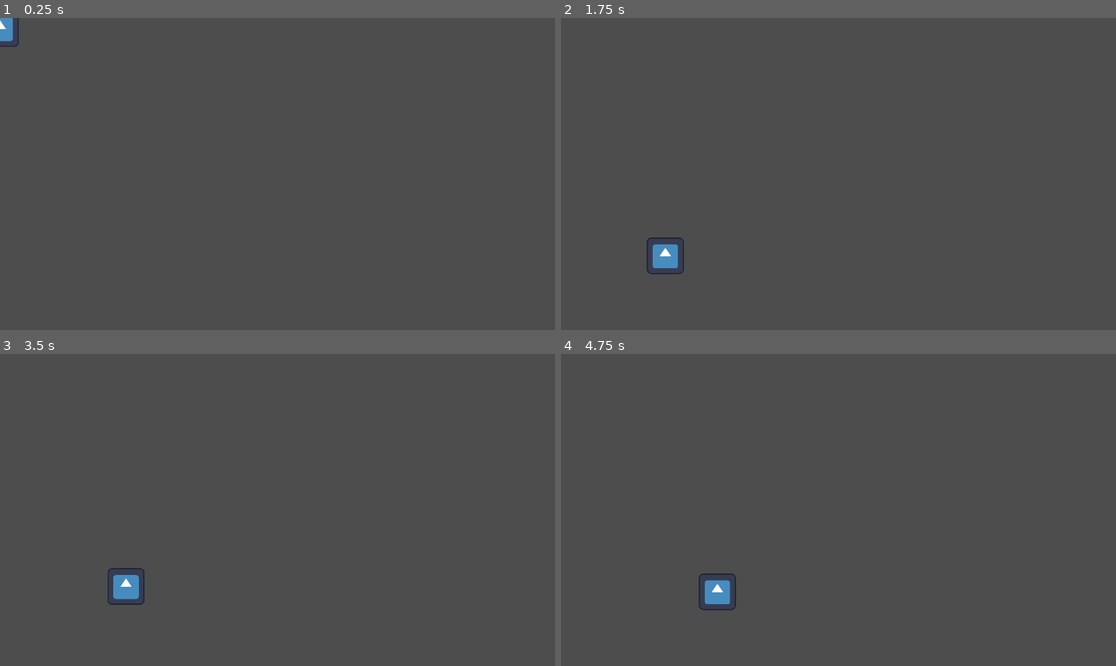
Above: before the commit, frames 1-4 (two rows, left to right).
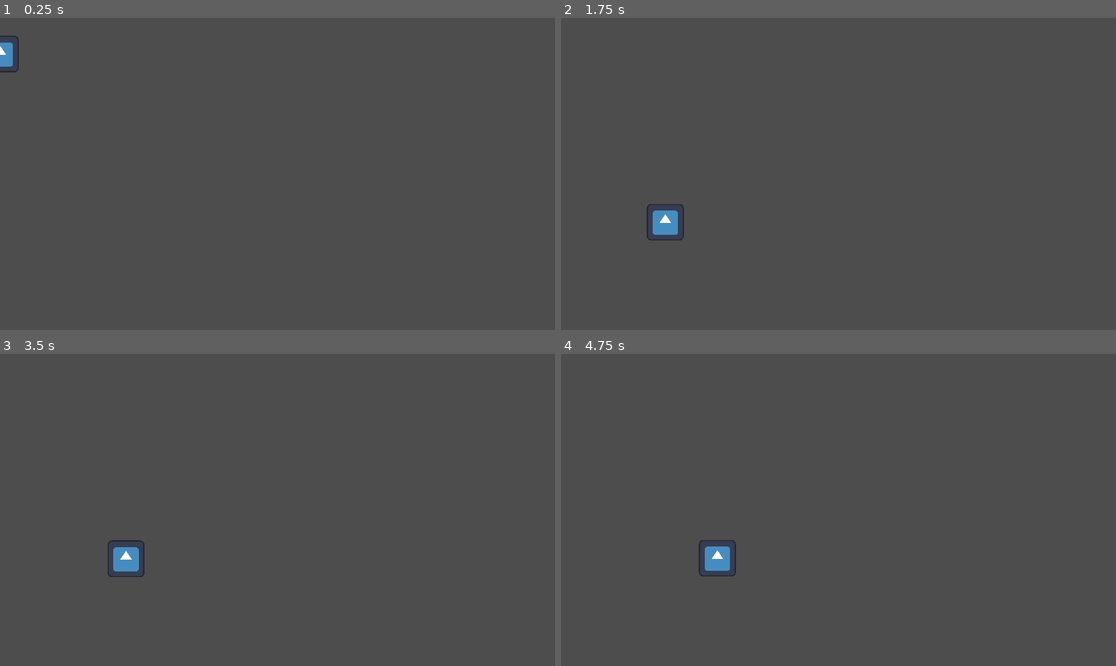
Above: after the commit, the same moments.

Repository: bkerz/shooter
Game: Godot game, scene res://main.tscn
The game is run twice, just before and just after one commit, with the same random seed, the same clock (stepped at 60 frames per second) and the same inputs. The engine's default icon, where the game draws it, is replaced by a stand-in: a white triangle on a blue panel in a dark square.
Inputs:
- Up to frame 1 (0.25 s): no input
- Up to frame 2 (1.75 s): tap Enter (ui_accept) at 0.5, 0.77, 1.52 s; hold Right (ui_right) from 0.53 s (still down); tap J (shoot) at 0.6, 1.35 s
- Up to frame 3 (3.5 s): release Right (ui_right) at 2.03 s; hold Left (ui_left) 2.03-2.78 s; tap J (shoot) at 2.1, 2.85 s; hold Right (ui_right) from 2.78 s (still down); tap Enter (ui_accept) at 3.02 s
- Up to frame 4 (4.75 s): tap J (shoot) at 3.6, 4.35 s; tap Enter (ui_accept) at 3.77, 4.52 s; release Right (ui_right) at 4.28 s; hold Left (ui_left) from 4.28 s (still down)

The runs differ from the first frame. In frame 1, 0.4% of the frame differs, in the area x 0-4%, y 0-18%; in frame 2, 0.9%, in the area x 15-23%, y 59-83%; in frame 3, 0.9%; in frame 4, 0.9%.

Commit message:
feat: make jump a little faster

Diff:
--- a/CharacterBody2D.gd
+++ b/CharacterBody2D.gd
@@ -6,7 +6,7 @@
 
 
 const SPEED = 300.0
-const JUMP_VELOCITY = -400.0
+const JUMP_VELOCITY = -1200.0
 
 # Get the gravity from the project settings to be synced with RigidBody nodes.
 var gravity = ProjectSettings.get_setting("physics/2d/default_gravity")
@@ -21,7 +21,7 @@
 func _physics_process(delta):
 	# Add the gravity.
 	if not is_on_floor():
-		velocity.y += gravity * delta
+		velocity.y += gravity * 3.7 * delta
 
 	# Handle jump.
 	if Input.is_action_just_pressed("ui_accept") and is_on_floor():
